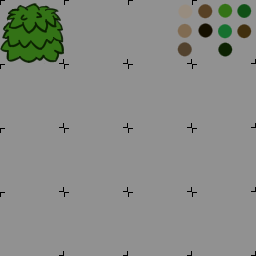
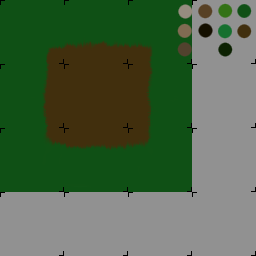
Two versions of the same layered image (256x256). Layer-by-layer changes:
painted on "palette" over [127, 0, 192, 127]
hid group "bush" (4 layers) over [0, 0, 128, 128]
showed "dirt tiles", painted on it over [0, 0, 192, 192]
